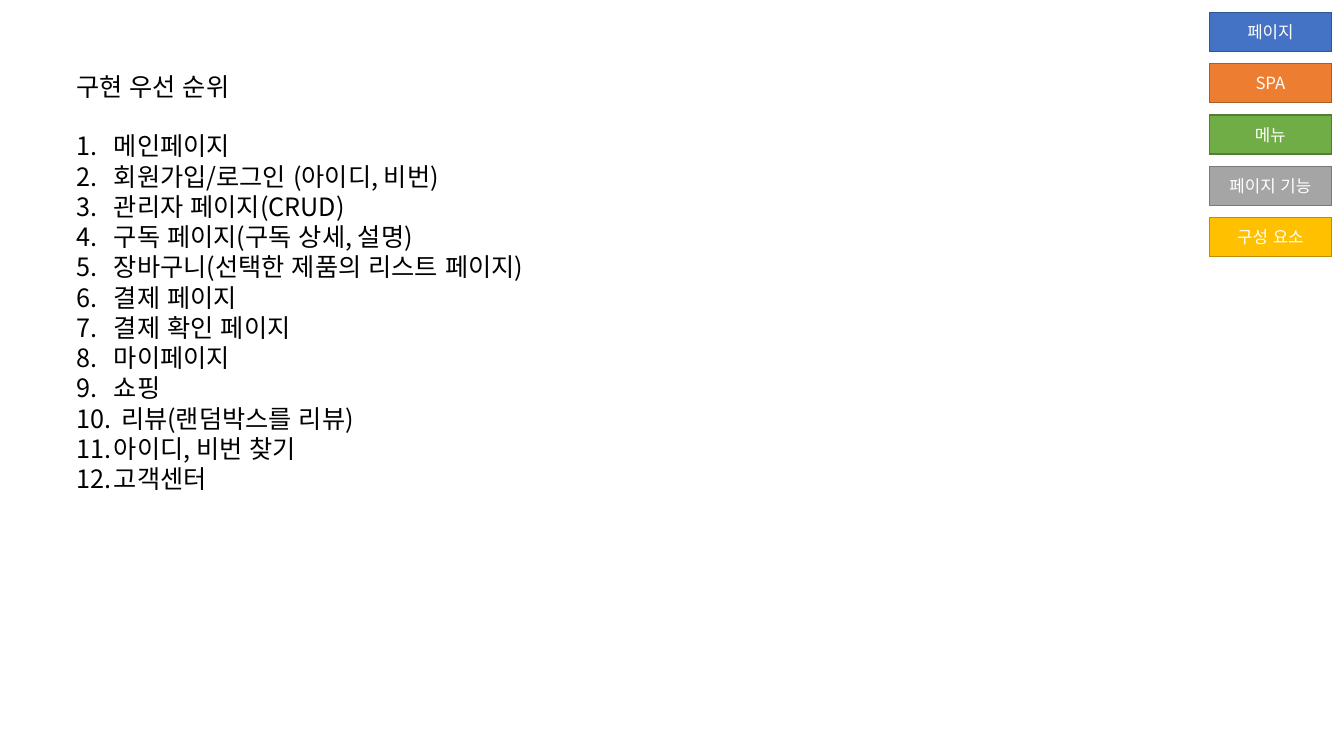
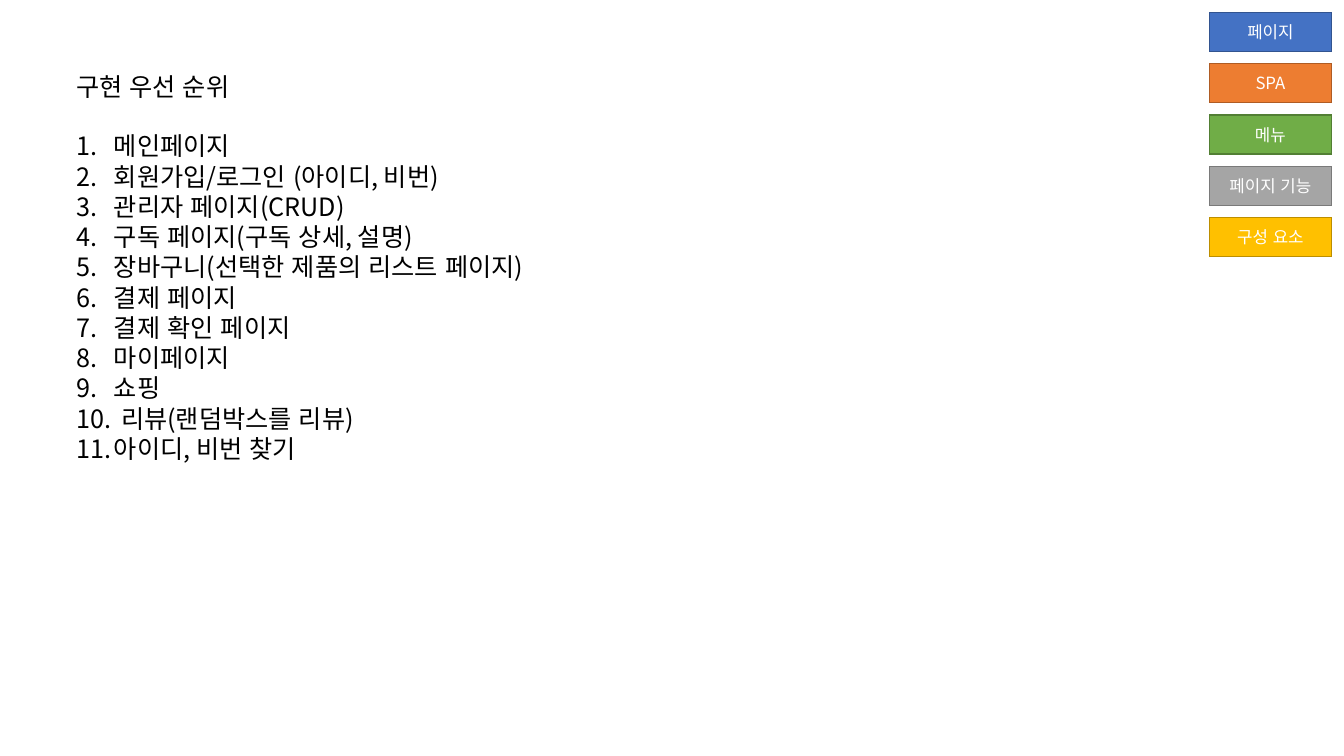
Before and after one commit to jihunz/HiSnack, a slide deck: slide 6 of document/ppt/Hi Snack! 페이지 맵.pptx. Drawn at 1344x756 pixels with LibreOffice and Linux fonts; fonts in the diff are those of the drawing. Boxes give left, top, right and bottom in pixels: in the first picture for what was removed or moved away, otherwise in the second. Text is boxed around its words. In the diff, an @@ line names an element or a change of style, - is before the commit and + after.

```diff
--- a/document/ppt/Hi Snack! 페이지 맵.pptx
+++ b/document/ppt/Hi Snack! 페이지 맵.pptx
@@ text at (x1=114, y1=462, x2=207, y2=490): paragraph removed @@
-12. 고객센터
```
Also in this commit, not shown: 3 other slides changed, 4 other files.
